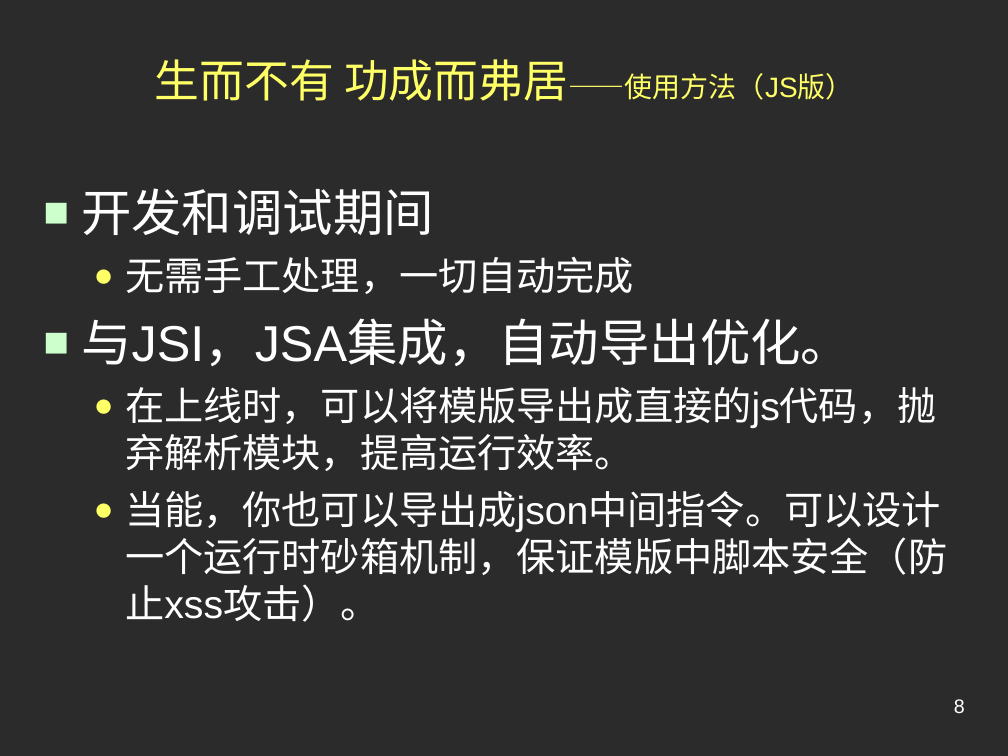
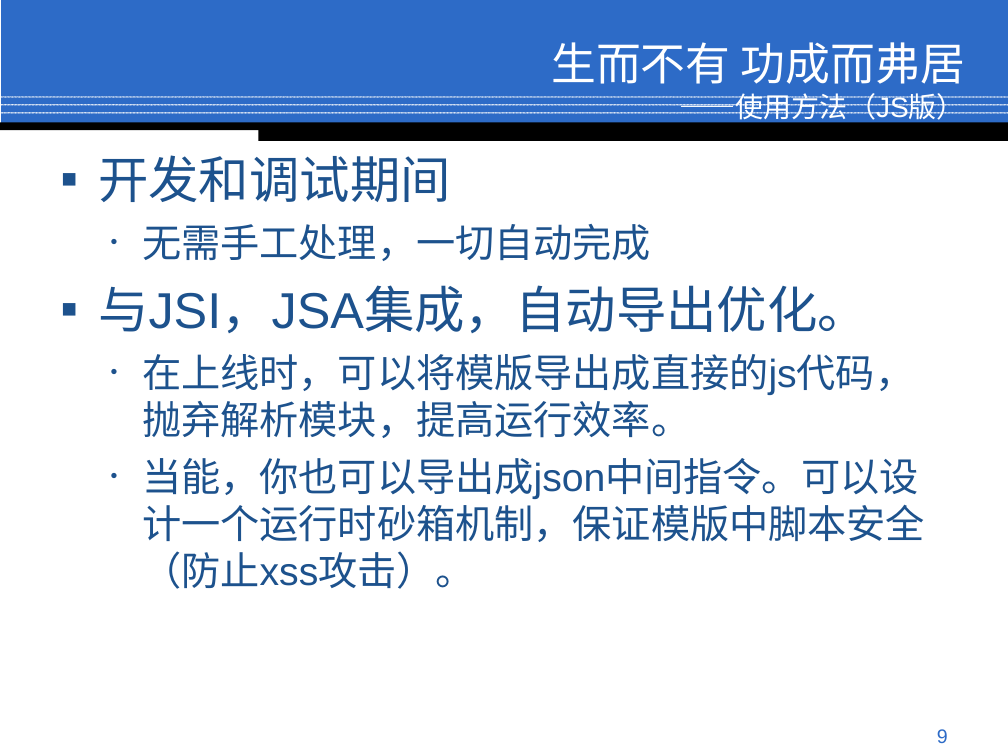
Before and after one commit to conzi/lite, a slide deck: slide 9 of Lite/web/doc/Preview.ppt (slide 8 before the commit). Drawn at 1008x756 pixels with LibreOffice and Linux fonts; fonts in the diff are those of the drawing; background and template pictures are left out; a plain dark background stands for a picture behind light text. Boxes give left, top, right and bottom in pixels: in the first picture for what was removed or moved away, otherwise in the second. Text is boxed around its words. In the diff, an @@ line names an element or a change of style, - is before the commit and + after.

```diff
--- a/Lite/web/doc/Preview.ppt
+++ b/Lite/web/doc/Preview.ppt
@@ rectangle added at [1, 0, 1008, 124], fill #2D6BC7 @@
@@ title at [551, 42, 965, 125]: text changed; text colour #FFFF66 to #FFFFFF @@
-生而不有 功成而弗居——使用方法（JS版）
+生而不有 功成而弗居
+——使用方法（JS版）
@@ line added from (0, 97) to (1008, 97), #FFFFFF 0.99 pt @@
@@ line added from (0, 105) to (1008, 105), #FFFFFF 0.99 pt @@
@@ line added from (0, 113) to (1008, 113), #FFFFFF 0.99 pt @@
@@ rectangle added at [0, 122, 1008, 130], fill #000000 @@
@@ text "开发和调试期间": place and size @@
-text "开发和调试期间" at [81, 188, 947, 622]
+text "开发和调试期间" at [98, 155, 925, 589]
@@ text "开发和调试期间" at [98, 155, 925, 589]: text colour #FFFFFF to #1D528D; bullet ■ to ▪; bullet colour #CCFFCC to #1D528D; bullet ● to •; bullet colour #FFFF66 to #1D528D @@
@@ rectangle added at [258, 125, 1008, 141], fill #000000 @@
@@ page number removed at [954, 699, 965, 713] @@
-8
@@ page number added at [937, 729, 948, 743], 14 pt, text #2D6BC7 @@
+9
```
Also in this commit, not shown: 10 other slides changed, 2 slides added, 1 slide removed.
